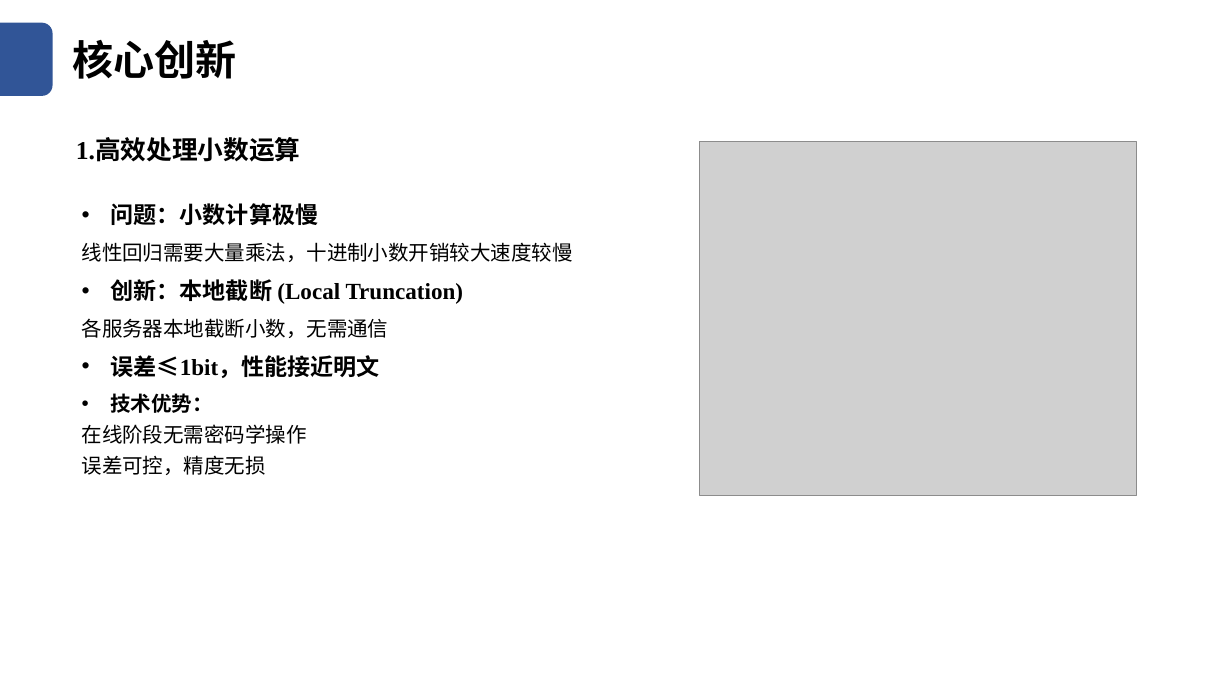
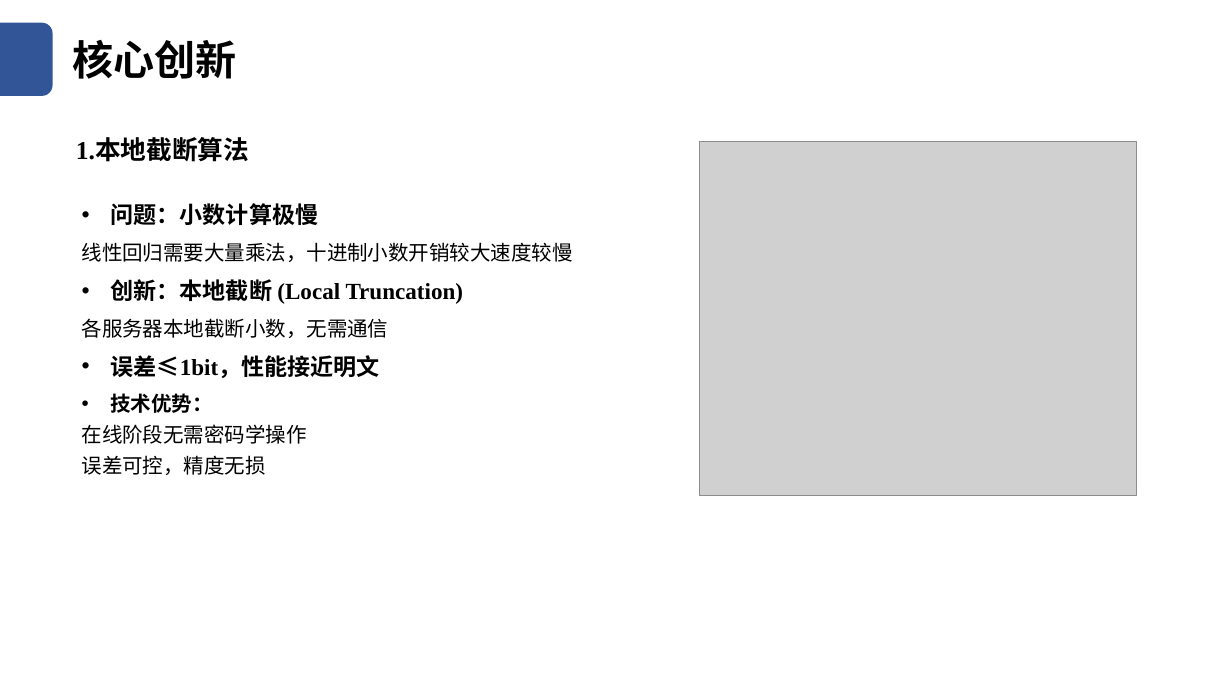
Before and after one commit to Yukkit-Lee/LeaveAppSys, a slide deck: slide 8 of SecureML_Se.pptx. Drawn at 1232x693 pixels with LibreOffice and Linux fonts; fonts in the diff are those of the drawing; grey boxes stand for pictures. Boxes give left, top, right and bottom in pixels: in the first picture for what was removed or moved away, otherwise in the second. Text is boxed around its words. In the diff, an @@ line names an element or a change of style, - is before the commit and + after.

```diff
--- a/SecureML_Se.pptx
+++ b/SecureML_Se.pptx
@@ text at (76, 139, 249, 162): text changed @@
-1.高效处理小数运算
+1.本地截断算法
```
Also in this commit, not shown: 2 other slides changed, 13 slides removed, 1 other file.
